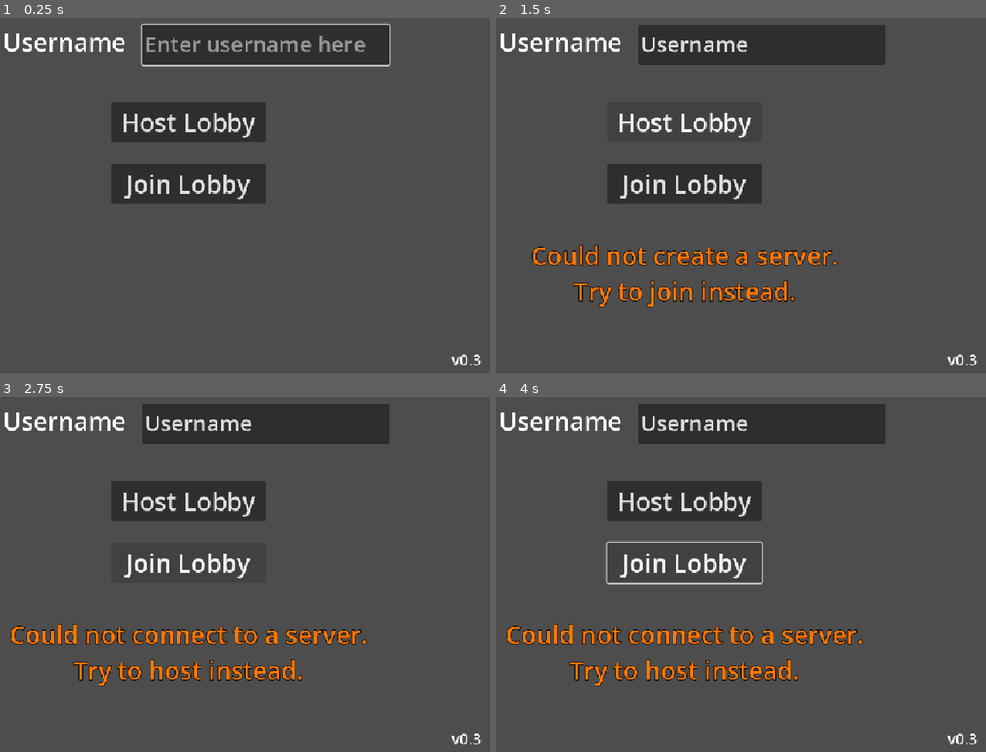
Above: before the commit, frames 1-4 (two rows, left to right).
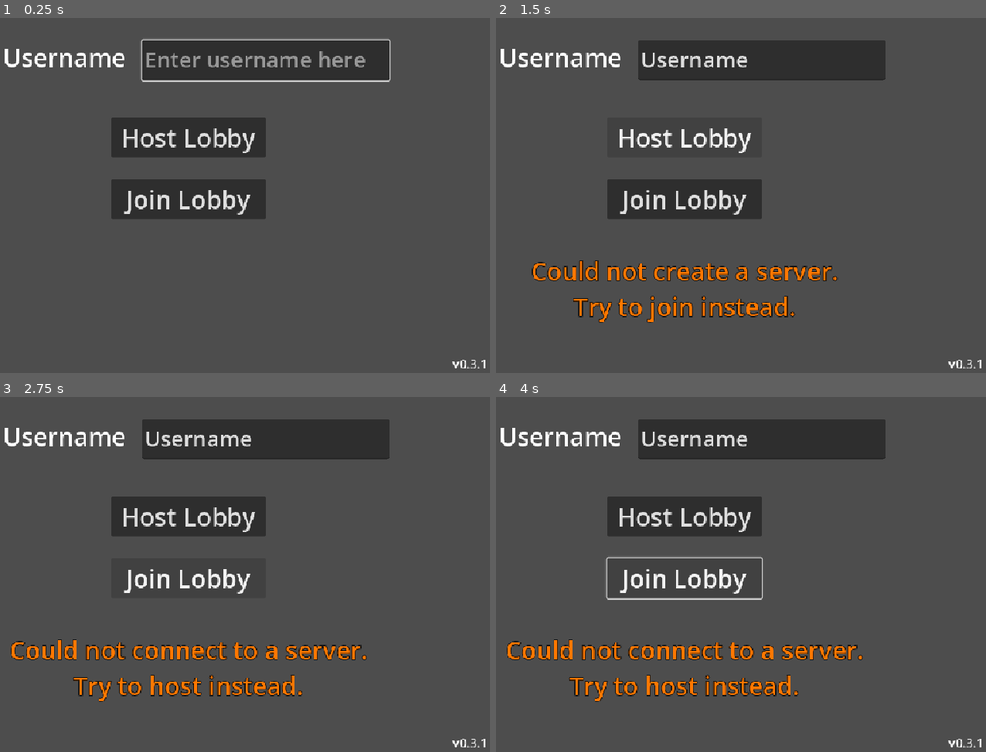
Above: after the commit, the same moments.

Repository: BilgiPasa/chat-app-in-godot
Game: Godot game, scene res://main_scene.tscn
Two runs of this game, one before a commit and one after it. Both use one fixed random seed, a clock stepped at 60 frames per second and the inputs below.
Inputs:
- Up to frame 1 (0.25 s): no input
- Up to frame 2 (1.5 s): type "Username" at 0.5 s; click "Host Lobby" at 1.25 s
- Up to frame 3 (2.75 s): click "Join Lobby" at 2 s
- Up to frame 4 (4 s): hold Tab (tab) 2.78-3.53 s; tap Enter (enter) at 3.5 s; tap Tab (tab) at 3.6 s

The runs differ from the first frame. In frame 1, 15% of the frame differs, in the area x 0-100%, y 1-99%; in frame 2, 16%; in frame 3, 16%; in frame 4, 17%.

Commit message:
Add repository photo, Update the UI, Update to version 0.3.1

Diff:
--- a/icon.svg
+++ /dev/null
@@ -1 +0,0 @@
-<svg xmlns="http://www.w3.org/2000/svg" width="128" height="128"><rect width="124" height="124" x="2" y="2" fill="#363d52" stroke="#212532" stroke-width="4" rx="14"/><g fill="#fff" transform="translate(12.322 12.322)scale(.101)"><path d="M105 673v33q407 354 814 0v-33z"/><path fill="#478cbf" d="m105 673 152 14q12 1 15 14l4 67 132 10 8-61q2-11 15-15h162q13 4 15 15l8 61 132-10 4-67q3-13 15-14l152-14V427q30-39 56-81-35-59-83-108-43 20-82 47-40-37-88-64 7-51 8-102-59-28-123-42-26 43-46 89-49-7-98 0-20-46-46-89-64 14-123 42 1 51 8 102-48 27-88 64-39-27-82-47-48 49-83 108 26 42 56 81zm0 33v39c0 276 813 276 814 0v-39l-134 12-5 69q-2 10-14 13l-162 11q-12 0-16-11l-10-65H446l-10 65q-4 11-16 11l-162-11q-12-3-14-13l-5-69z"/><path d="M483 600c0 34 58 34 58 0v-86c0-34-58-34-58 0z"/><circle cx="725" cy="526" r="90"/><circle cx="299" cy="526" r="90"/></g><g fill="#414042" transform="translate(12.322 12.322)scale(.101)"><circle cx="307" cy="532" r="60"/><circle cx="717" cy="532" r="60"/></g></svg>
--- a/main_scene.tscn
+++ b/main_scene.tscn
@@ -37,13 +37,13 @@
 anchor_top = 1.0
 anchor_right = 1.0
 anchor_bottom = 1.0
-offset_left = -75.0
-offset_top = -50.0
-offset_right = -22.0
-offset_bottom = -15.0
+offset_left = -60.0
+offset_top = -40.0
+offset_right = -17.0
+offset_bottom = -12.0
 grow_horizontal = 0
 grow_vertical = 0
-theme_override_font_sizes/font_size = 25
+theme_override_font_sizes/font_size = 20
 text = "vA.B"
 
 [node name="StartMenu" type="Control" parent="." unique_id=1366307642]
@@ -62,9 +62,9 @@
 anchor_right = 0.5
 anchor_bottom = 0.5
 offset_left = -300.0
-offset_top = -175.0
+offset_top = -150.0
 offset_right = -100.0
-offset_bottom = -120.0
+offset_bottom = -94.99991
 grow_horizontal = 2
 grow_vertical = 2
 theme_override_font_sizes/font_size = 40
@@ -78,9 +78,9 @@
 anchor_right = 0.5
 anchor_bottom = 0.5
 offset_left = -75.0
-offset_top = -175.0
+offset_top = -150.0
 offset_right = 325.0
-offset_bottom = -110.0
+offset_bottom = -85.0
 grow_horizontal = 2
 grow_vertical = 2
 focus_neighbor_left = NodePath(".")
@@ -100,9 +100,9 @@
 anchor_right = 0.5
 anchor_bottom = 0.5
 offset_left = -125.0
-offset_top = -50.0
+offset_top = -25.0
 offset_right = 125.0
-offset_bottom = 15.0
+offset_bottom = 40.0
 grow_horizontal = 2
 grow_vertical = 2
 focus_neighbor_left = NodePath(".")
@@ -122,9 +122,9 @@
 anchor_right = 0.5
 anchor_bottom = 0.5
 offset_left = -125.0
-offset_top = 50.0
+offset_top = 75.0
 offset_right = 125.0
-offset_bottom = 115.0
+offset_bottom = 140.0
 grow_horizontal = 2
 grow_vertical = 2
 focus_neighbor_left = NodePath(".")
@@ -144,9 +144,9 @@
 anchor_right = 0.5
 anchor_bottom = 0.5
 offset_left = -138.0
-offset_top = 200.0
+offset_top = 225.0
 offset_right = 138.0
-offset_bottom = 255.00024
+offset_bottom = 280.00024
 grow_horizontal = 2
 grow_vertical = 2
 theme_override_colors/font_color = Color(1, 0.47058824, 0, 1)
@@ -176,10 +176,11 @@
 offset_left = -375.0
 offset_top = -350.0
 offset_right = 375.0
-offset_bottom = 200.0
+offset_bottom = 250.0
 grow_horizontal = 2
 grow_vertical = 2
 theme_override_font_sizes/font_size = 30
+placeholder_text = "Loading chat..."
 
 [node name="MessageTextEdit" type="TextEdit" parent="ChatMenu" unique_id=846061342]
 layout_mode = 1
@@ -189,9 +190,9 @@
 anchor_right = 0.5
 anchor_bottom = 0.5
 offset_left = -375.0
-offset_top = 205.0
+offset_top = 255.0
 offset_right = 275.0
-offset_bottom = 265.0
+offset_bottom = 315.0
 grow_horizontal = 2
 grow_vertical = 2
 focus_neighbor_left = NodePath(".")
@@ -210,9 +211,9 @@
 anchor_right = 0.5
 anchor_bottom = 0.5
 offset_left = 280.0
-offset_top = 205.0
+offset_top = 255.0
 offset_right = 375.0
-offset_bottom = 265.0
+offset_bottom = 315.0
 grow_horizontal = 2
 grow_vertical = 2
 focus_neighbor_left = NodePath("../MessageTextEdit")
--- a/project.godot
+++ b/project.godot
@@ -11,10 +11,10 @@
 [application]
 
 config/name="chat-app-in-godot"
-config/version="0.3"
+config/version="0.3.1"
 run/main_scene="uid://b5ntrgrlbmvcd"
 config/features=PackedStringArray("4.7", "Forward Plus")
-config/icon="res://icon.svg"
+config/icon="uid://dsw2vamjsjnfh"
 
 [display]
 
Binary file added: repository-photo.png
Not shown, changed: repository-photo.png.import
